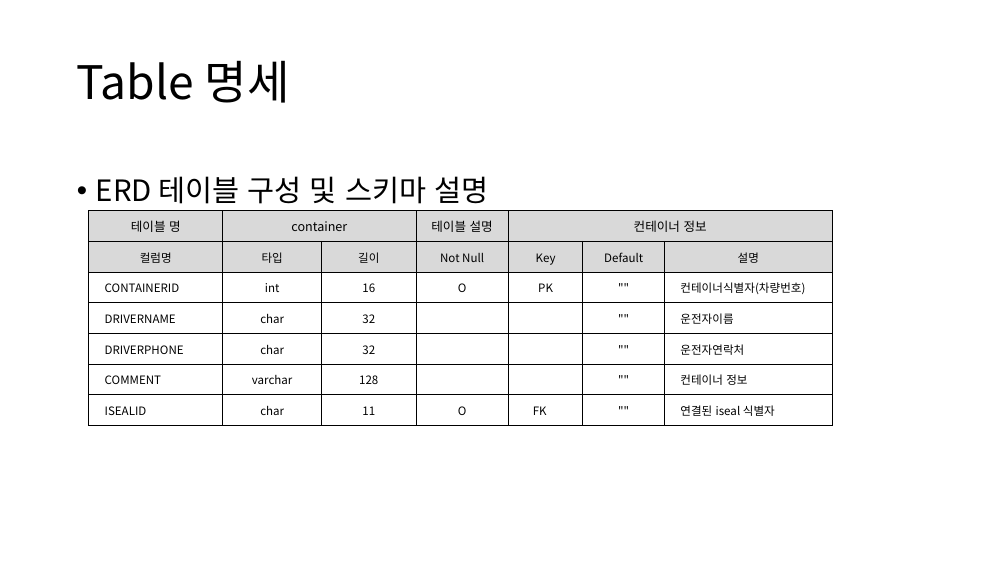
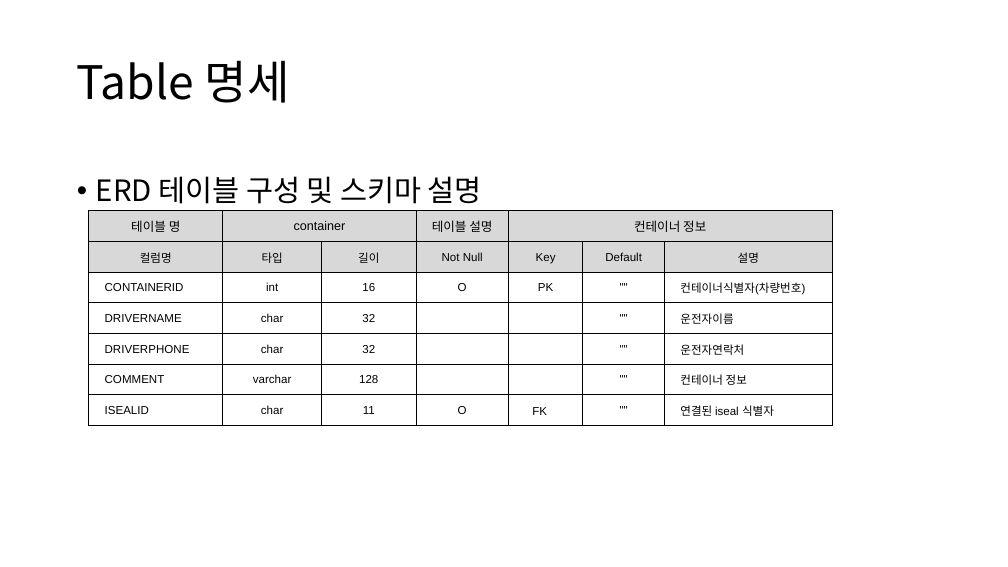
Before and after one commit to kimyuchan-1/MiniProject, a slide deck: slide 15 of 미니프로젝트계획서.pptx (slide 13 before the commit). Drawn at 1008x567 pixels with LibreOffice and Linux fonts; fonts in the diff are those of the drawing. Boxes give left, top, right and bottom in pixels: in the first picture for what was removed or moved away, otherwise in the second. Text is boxed around its words. In the diff, an @@ line names an element or a change of style, - is before the commit and + after.

```diff
--- a/미니프로젝트계획서.pptx
+++ b/미니프로젝트계획서.pptx
@@ text "ERD 테이블 구성 및 스키마 ..." at [96, 176, 482, 204]: less space between paragraphs @@
@@ table at [88, 211, 833, 426] @@
@@ fill #D9D9D9 to #D8D8D8 in 11 cells @@
@@ font Noto Sans CJK KR to Arial @@
```
Also in this commit, not shown: 9 other slides changed, 2 slides added, 7 other files.
